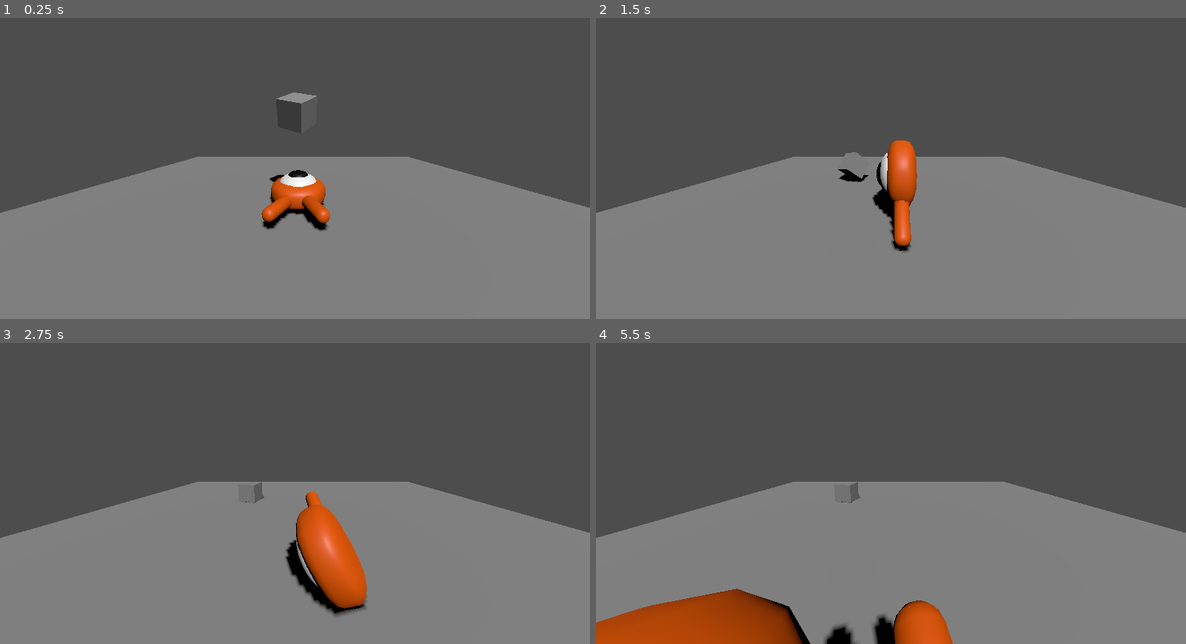
Above: before the commit, frames 1-4 (two rows, left to right).
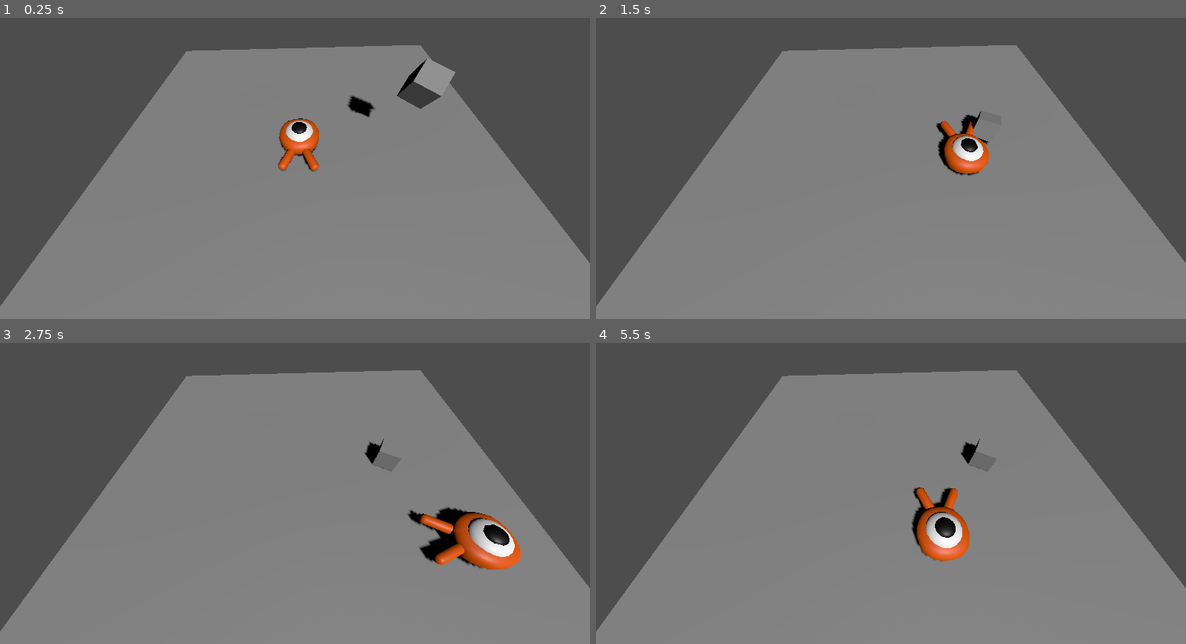
Above: after the commit, the same moments.

Repository: presdodd/3D_Squash_Game
Game: Godot game, scene res://main.tscn
Same seed, same stepped clock (60 frames per second), same inputs: the game is played once before the commit and once after it.
Inputs:
- Up to frame 1 (0.25 s): no input
- Up to frame 2 (1.5 s): tap Enter (ui_accept) at 0.5, 0.77 s; hold Right (ui_right) 0.53-1.28 s; hold Down (ui_down) from 1.28 s (still down)
- Up to frame 3 (2.75 s): tap Enter (ui_accept) at 1.52 s; release Down (ui_down) at 2.03 s; hold Right (ui_right) from 2.03 s (still down)
- Up to frame 4 (5.5 s): release Right (ui_right) at 2.78 s; hold Up (ui_up) 2.78-3.53 s; tap Enter (ui_accept) at 3.02, 3.77, 4.52 s; hold Left (ui_left) 3.53-5.03 s; hold Down (ui_down) from 5.03 s (still down)

The runs differ from the first frame. In frame 1, 26% of the frame differs, in the area x 0-100%, y 9-96%; in frame 2, 26%; in frame 3, 30%; in frame 4, 33%, in the area x 0-100%, y 9-100%.

Commit message:
Messing With Character

Diff:
--- a/main.tscn
+++ b/main.tscn
@@ -15,9 +15,10 @@
 [node name="Level" type="Node3D"]
 
 [node name="CharacterBody3D" parent="." instance=ExtResource("1_wk25i")]
+transform = Transform3D(1, 0, 0, 0, 1, 0, 0, 0, 1, 0.009, 0, 0.002)
 
 [node name="Box" type="RigidBody3D" parent="."]
-transform = Transform3D(0.544288, -0.838899, 0, 0.344284, 0.223376, 0.911905, -0.764996, -0.496339, 0.410401, 0, 3.60464, 0)
+transform = Transform3D(0.544288, -0.838899, 0, 0.344284, 0.223376, 0.911905, -0.764996, -0.496339, 0.410401, 4.54238, 3.60464, 0.00226212)
 
 [node name="CollisionShape3D" type="CollisionShape3D" parent="Box"]
 shape = SubResource("BoxShape3D_lw6f8")
@@ -27,7 +28,7 @@
 mesh = SubResource("BoxMesh_rwb2j")
 
 [node name="Camera3D" type="Camera3D" parent="."]
-transform = Transform3D(0.999143, 0, 0.0413874, -0.00637523, 0.988065, 0.153906, -0.0408935, -0.154038, 0.987218, 0.164752, 2.8003, 6.05531)
+transform = Transform3D(0.999143, -1.72898e-08, 0.0413875, -0.0347136, 0.544522, 0.838028, -0.0225364, -0.838747, 0.544055, 0.164752, 7.24265, 5.48172)
 fov = 88.873
 
 [node name="floor" type="StaticBody3D" parent="."]
--- a/project.godot
+++ b/project.godot
@@ -14,3 +14,30 @@
 run/main_scene="res://main.tscn"
 config/features=PackedStringArray("4.2", "Forward Plus")
 config/icon="res://Image Files/icon.svg"
+
+[input]
+
+left_1={
+"deadzone": 0.5,
+"events": [Object(InputEventKey,"resource_local_to_scene":false,"resource_name":"","device":-1,"window_id":0,"alt_pressed":false,"shift_pressed":false,"ctrl_pressed":false,"meta_pressed":false,"pressed":false,"keycode":0,"physical_keycode":4194319,"key_label":0,"unicode":0,"echo":false,"script":null)
+, Object(InputEventKey,"resource_local_to_scene":false,"resource_name":"","device":-1,"window_id":0,"alt_pressed":false,"shift_pressed":false,"ctrl_pressed":false,"meta_pressed":false,"pressed":false,"keycode":0,"physical_keycode":65,"key_label":0,"unicode":97,"echo":false,"script":null)
+]
+}
+right_1={
+"deadzone": 0.5,
+"events": [Object(InputEventKey,"resource_local_to_scene":false,"resource_name":"","device":-1,"window_id":0,"alt_pressed":false,"shift_pressed":false,"ctrl_pressed":false,"meta_pressed":false,"pressed":false,"keycode":0,"physical_keycode":4194321,"key_label":0,"unicode":0,"echo":false,"script":null)
+, Object(InputEventKey,"resource_local_to_scene":false,"resource_name":"","device":-1,"window_id":0,"alt_pressed":false,"shift_pressed":false,"ctrl_pressed":false,"meta_pressed":false,"pressed":false,"keycode":0,"physical_keycode":68,"key_label":0,"unicode":100,"echo":false,"script":null)
+]
+}
+up_1={
+"deadzone": 0.5,
+"events": [Object(InputEventKey,"resource_local_to_scene":false,"resource_name":"","device":-1,"window_id":0,"alt_pressed":false,"shift_pressed":false,"ctrl_pressed":false,"meta_pressed":false,"pressed":false,"keycode":0,"physical_keycode":4194320,"key_label":0,"unicode":0,"echo":false,"script":null)
+, Object(InputEventKey,"resource_local_to_scene":false,"resource_name":"","device":-1,"window_id":0,"alt_pressed":false,"shift_pressed":false,"ctrl_pressed":false,"meta_pressed":false,"pressed":false,"keycode":0,"physical_keycode":87,"key_label":0,"unicode":119,"echo":false,"script":null)
+]
+}
+down_1={
+"deadzone": 0.5,
+"events": [Object(InputEventKey,"resource_local_to_scene":false,"resource_name":"","device":-1,"window_id":0,"alt_pressed":false,"shift_pressed":false,"ctrl_pressed":false,"meta_pressed":false,"pressed":false,"keycode":0,"physical_keycode":4194322,"key_label":0,"unicode":0,"echo":false,"script":null)
+, Object(InputEventKey,"resource_local_to_scene":false,"resource_name":"","device":-1,"window_id":0,"alt_pressed":false,"shift_pressed":false,"ctrl_pressed":false,"meta_pressed":false,"pressed":false,"keycode":0,"physical_keycode":83,"key_label":0,"unicode":115,"echo":false,"script":null)
+]
+}
--- a/scripts/character_2.gd
+++ b/scripts/character_2.gd
@@ -7,30 +7,58 @@
 # Get the gravity from the project settings to be synced with RigidBody nodes.
 var gravity = ProjectSettings.get_setting("physics/3d/default_gravity")
 
+var target_velocity = Vector3.ZERO
 
 func _physics_process(delta):
-	# Add the gravity.
-	if not is_on_floor():
-		velocity.y -= gravity * delta
+
+	# Vertical Velocity
+	if not is_on_floor(): # If in the air, fall towards the floor. Literally gravity
+		target_velocity.y = target_velocity.y - (gravity * delta)
+
+	var direction = Vector3.ZERO
 
 	# Handle jump.
 	if Input.is_action_just_pressed("ui_accept") and is_on_floor():
 		velocity.y = JUMP_VELOCITY
+	# handle other inputs
+	if Input.is_action_pressed("left_1"):
+		direction.x -= 1
+	if Input.is_action_pressed("right_1"):
+		direction.x += 1
+	if Input.is_action_pressed("down_1"):
+		direction.z += 1
+	if Input.is_action_pressed("up_1"):
+		direction.z -= 1
+
+	if direction != Vector3.ZERO:
+		direction = direction.normalized()
+		$Pivot.look_at(position + direction, Vector3.UP)
+
+
+	# Ground Velocity
+	target_velocity.x = direction.x * SPEED
+	target_velocity.z = direction.z * SPEED
+
+
+	velocity = target_velocity
+
+
 
 	# Get the input direction and handle the movement/deceleration.
 	# As good practice, you should replace UI actions with custom gameplay actions.
-	var input_dir = Input.get_vector("ui_left", "ui_right", "ui_up", "ui_down")
-	var direction = (transform.basis * Vector3(input_dir.x, 0, input_dir.y)).normalized()
-	if direction:
-		rotate_x(direction.z * 0.1)
-		rotate_z(direction.x * 0.1)
-		velocity.x = direction.x * SPEED
-		velocity.z = direction.z * SPEED
-	else:
+	#var input_dir = Input.get_vector("left_1", "right_1", "up_1", "down_1")
+	#var direction = (transform.basis * Vector3(input_dir.x, 0, input_dir.y)).normalized()
+	#if direction.x > 0:
+		#rotate_z(direction.z * 0.1)
+		#rotate_y(direction.y * 0.1)
+		#velocity.x = direction.x * SPEED
+		#velocity.z = direction.z * SPEED
+	#else:
 		#rotation.x = move_toward(rotation.x, 0, 0.1)
 		#rotation.z = move_toward(rotation.z, 0, 0.1)
-
-		velocity.x = move_toward(velocity.x, 0, SPEED)
-		velocity.z = move_toward(velocity.z, 0, SPEED)
+		#rotation.y = move_toward(rotation.y, 0, 0.1)
+		#
+		#velocity.x = move_toward(velocity.x, 0, SPEED)
+		#velocity.z = move_toward(velocity.z, 0, SPEED)
 
 	move_and_slide()
Not shown, changed: .DS_Store
